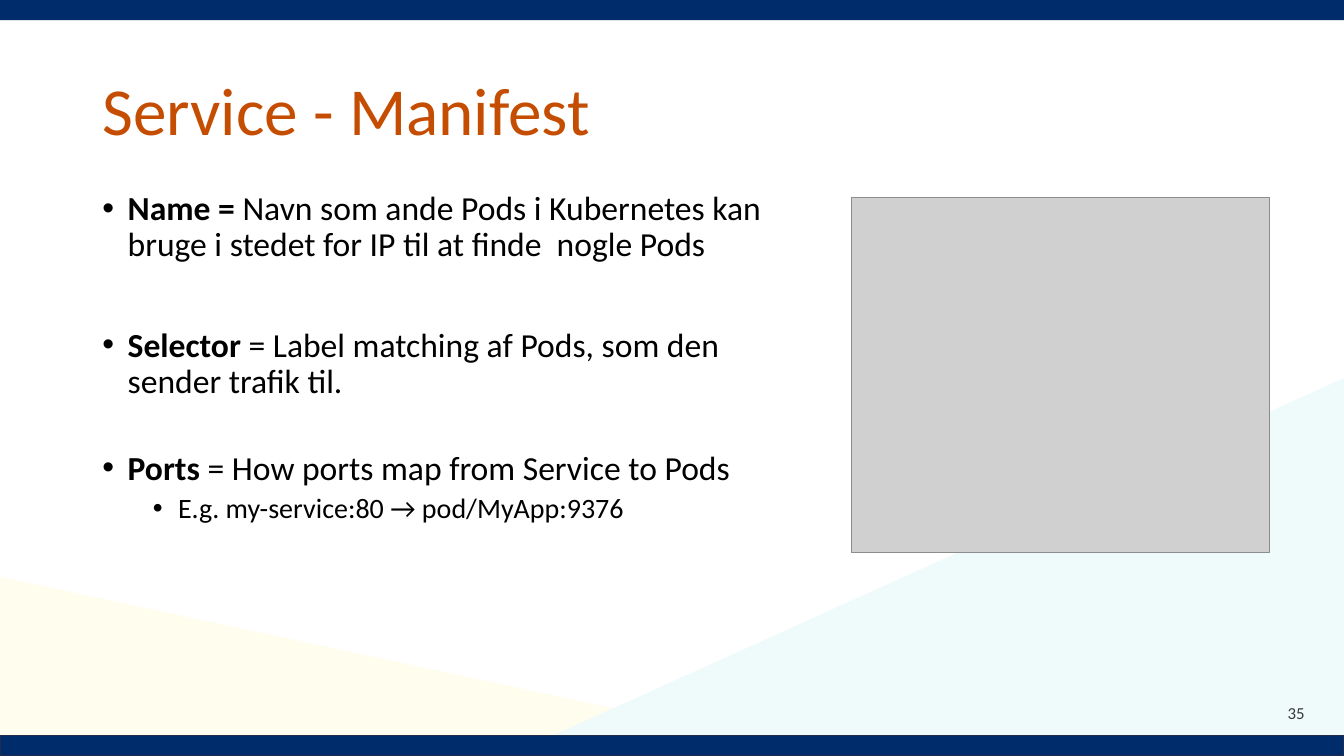
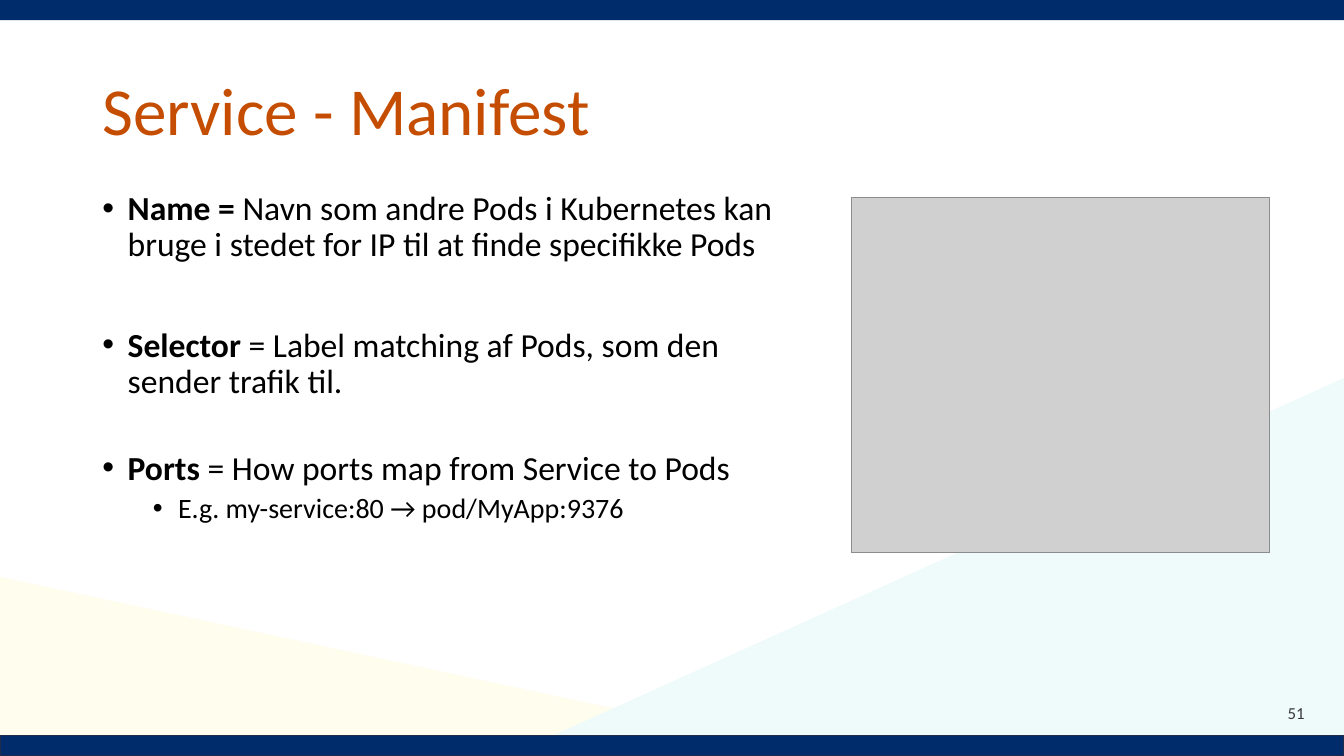
Before and after one commit to Notalib/workshop-kubernetes, a slide deck: slide 51 of Kubernetes_workshop.pptx (slide 35 before the commit). Drawn at 1344x756 pixels with LibreOffice and Linux fonts; fonts in the diff are those of the drawing; grey boxes stand for pictures; background and template pictures are left out. Boxes give left, top, right and bottom in pixels: in the first picture for what was removed or moved away, otherwise in the second. Text is boxed around its words. In the diff, an @@ line names an element or a change of style, - is before the commit and + after.

```diff
--- a/Kubernetes_workshop.pptx
+++ b/Kubernetes_workshop.pptx
@@ text at (x1=128, y1=196, x2=772, y2=262): text changed @@
-• Name = Navn som ande Pods i Kubernetes kan bruge i stedet for IP til at finde nogle Pods
+• Name = Navn som andre Pods i Kubernetes kan bruge i stedet for IP til at finde specifikke Pods
@@ page number at (x1=1288, y1=708, x2=1305, y2=719): text changed @@
-35
+51
```
Also in this commit, not shown: 13 other slides changed, 6 slides added, 3 slides removed, 10 other files.
